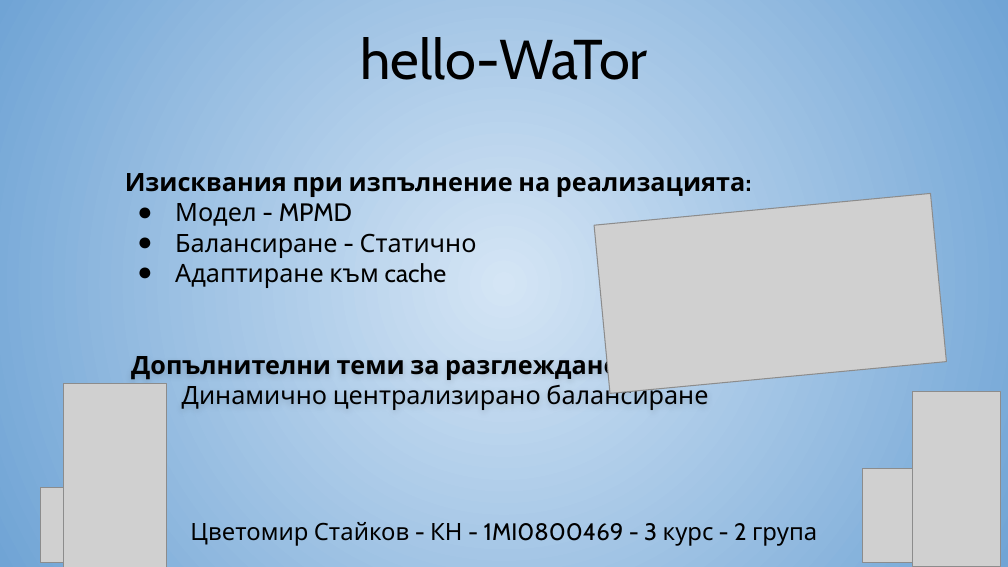
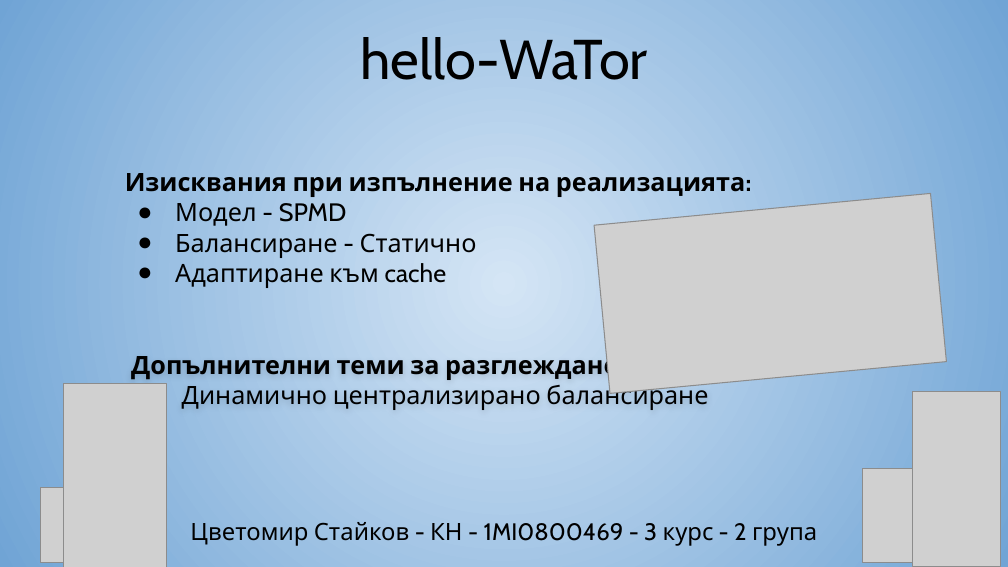
Before and after one commit to eGuardianDev/University-Work, a slide deck: slide 4 of ( 3 ) third Year/( 6 ) Sixth semester/SPO/Hello-WaTor презентация представяне/Hello-WaTor.pptx. Drawn at 1008x567 pixels with LibreOffice and Linux fonts; fonts in the diff are those of the drawing; grey boxes stand for pictures. Boxes give left, top, right and bottom in pixels: in the first picture for what was removed or moved away, otherwise in the second. Text is boxed around its words. In the diff, an @@ line names an element or a change of style, - is before the commit and + after.

Commit message:
SPO | change presentation mistake

```diff
--- a/( 3 ) third Year/( 6 ) Sixth semester/SPO/Hello-WaTor презентация представяне/Hello-WaTor.pptx
+++ b/( 3 ) third Year/( 6 ) Sixth semester/SPO/Hello-WaTor презентация представяне/Hello-WaTor.pptx
@@ text at [175, 203, 347, 226]: text changed @@
-● Модел - MPMD
+● Модел - SPMD
```
Also in this commit, not shown: 1 other file.
